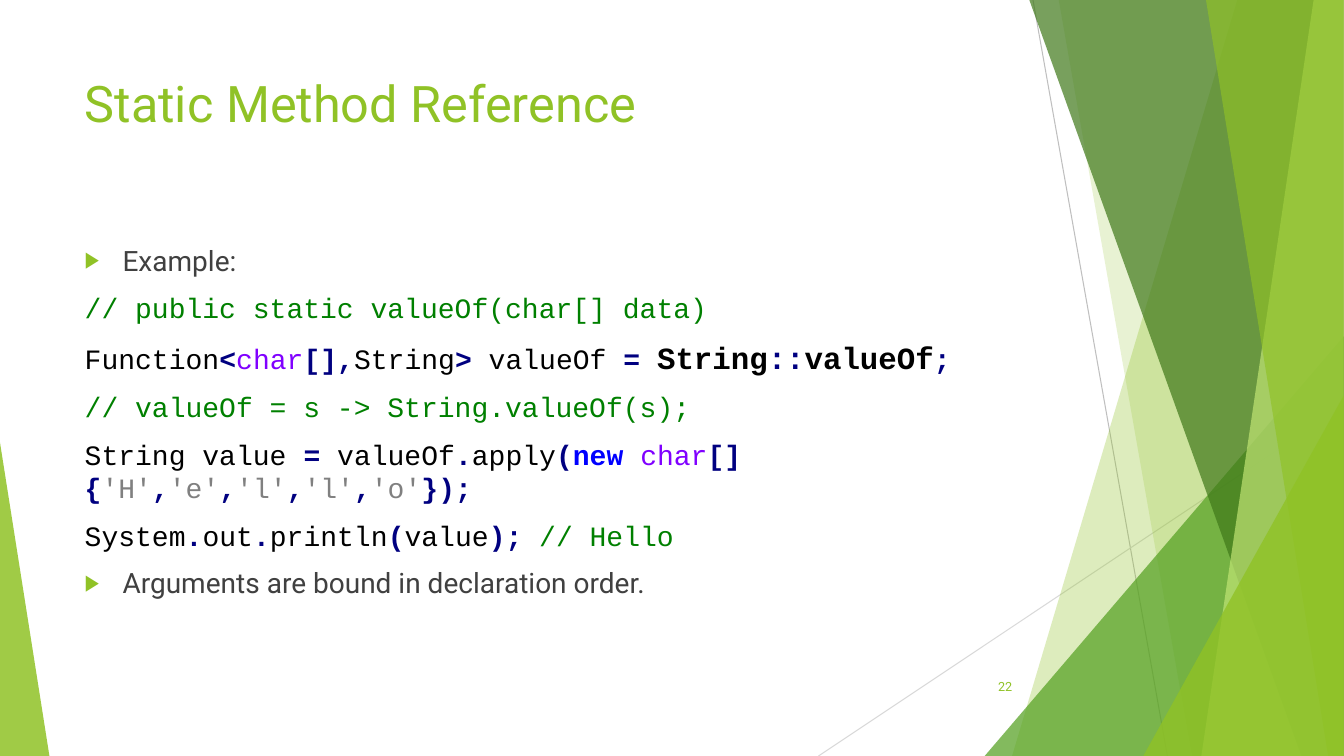
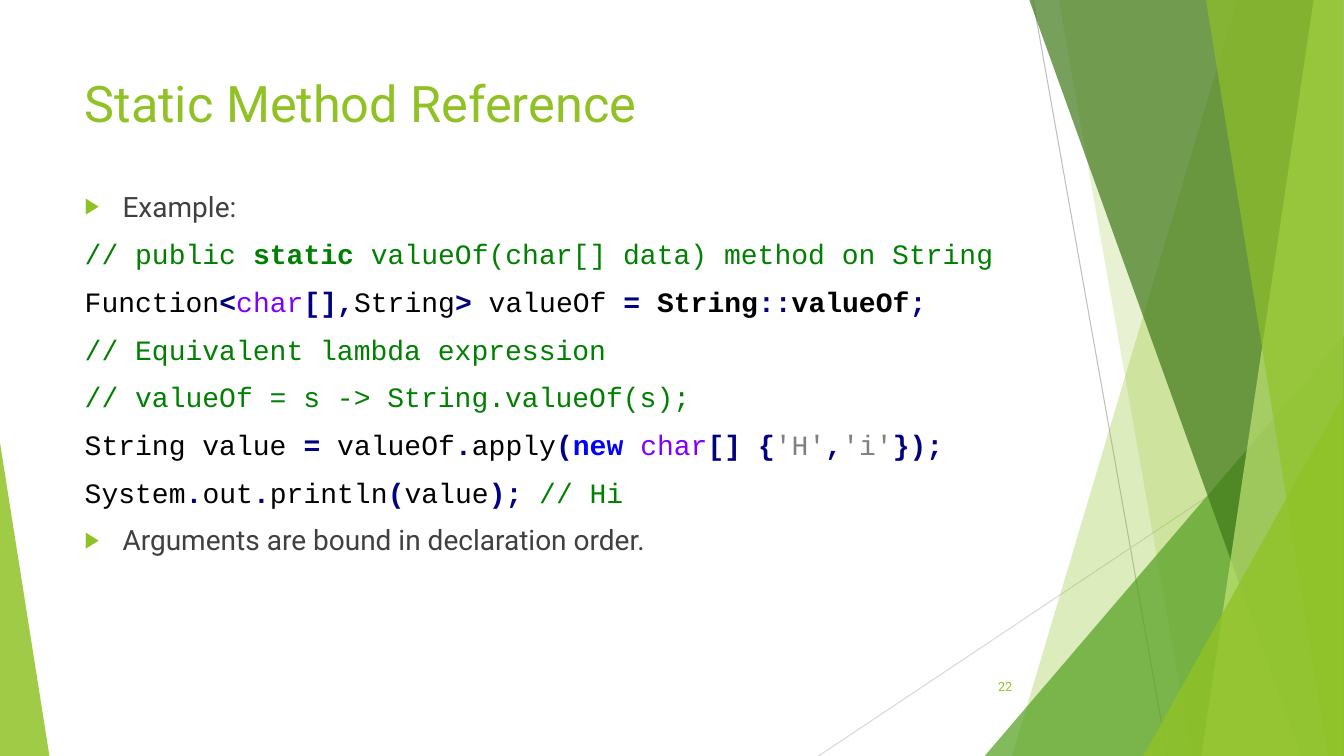
Before and after one commit to RichardRoda/2017-CodePaLOUsa-Lambda, a slide deck: slide 22 of Learning to Love the Lambda in the Stream.pptx. Drawn at 1344x756 pixels with LibreOffice and Linux fonts; fonts in the diff are those of the drawing. Boxes give left, top, right and bottom in pixels: in the first picture for what was removed or moved away, otherwise in the second. Text is boxed around its words. In the diff, an @@ line names an element or a change of style, - is before the commit and + after.

Commit message:
Add slides about sequential, parallel, ordered, and unordered streams.

```diff
--- a/Learning to Love the Lambda in the Stream.pptx
+++ b/Learning to Love the Lambda in the Stream.pptx
@@ text "Example:": place and size @@
-text "Example:" at bbox=[85, 250, 934, 599]
+text "Example:" at bbox=[85, 196, 993, 556]
@@ text at bbox=[135, 245, 993, 270]: text changed @@
-// public static valueOf(char[] data)
+// public static valueOf(char[] data) method on String
@@ text at bbox=[85, 292, 926, 318]: size 22 to 20 pt in "String::valueOf;" @@
@@ text at bbox=[135, 340, 606, 366]: paragraph added @@
+// Equivalent lambda expression
@@ text at bbox=[85, 435, 943, 509]: text changed @@
-String value = valueOf.apply(new char[] {'H','e','l','l','o'});
-System.out.println(value); // Hello
+String value = valueOf.apply(new char[] {'H','i'});
+System.out.println(value); // Hi
```
Also in this commit, not shown: 18 other slides changed, 4 slides added, 1 other file.
